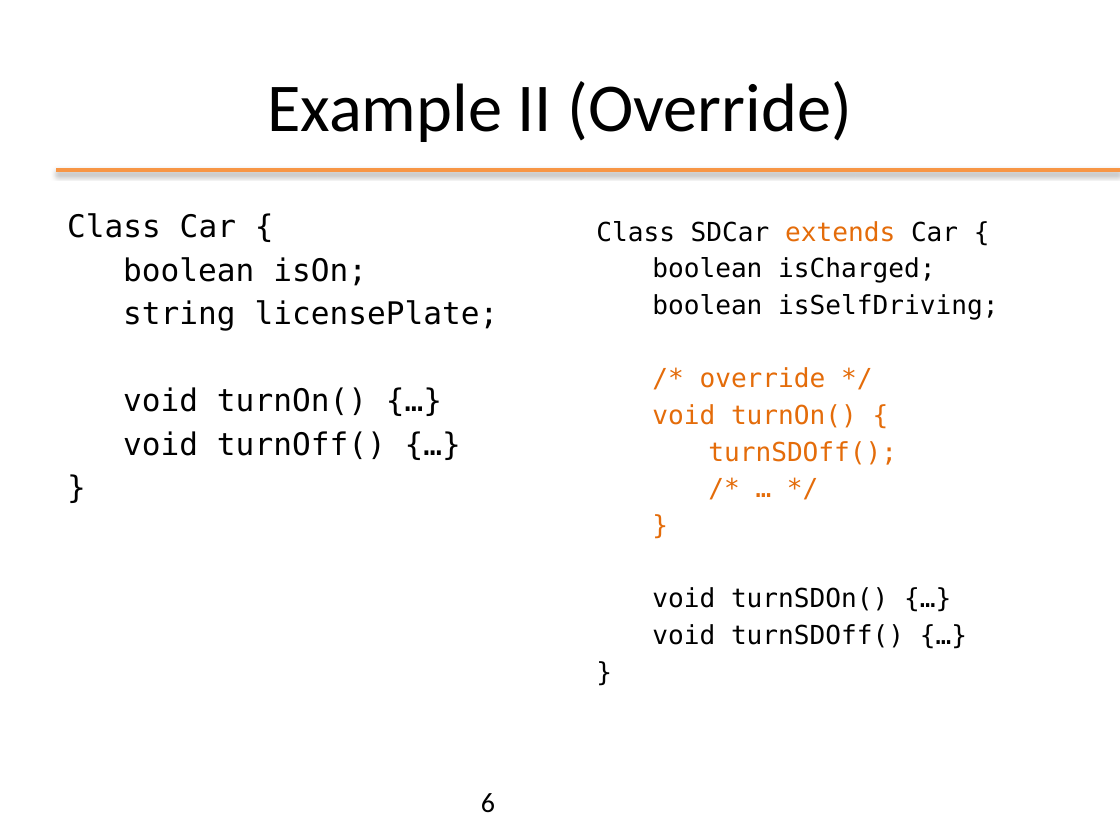
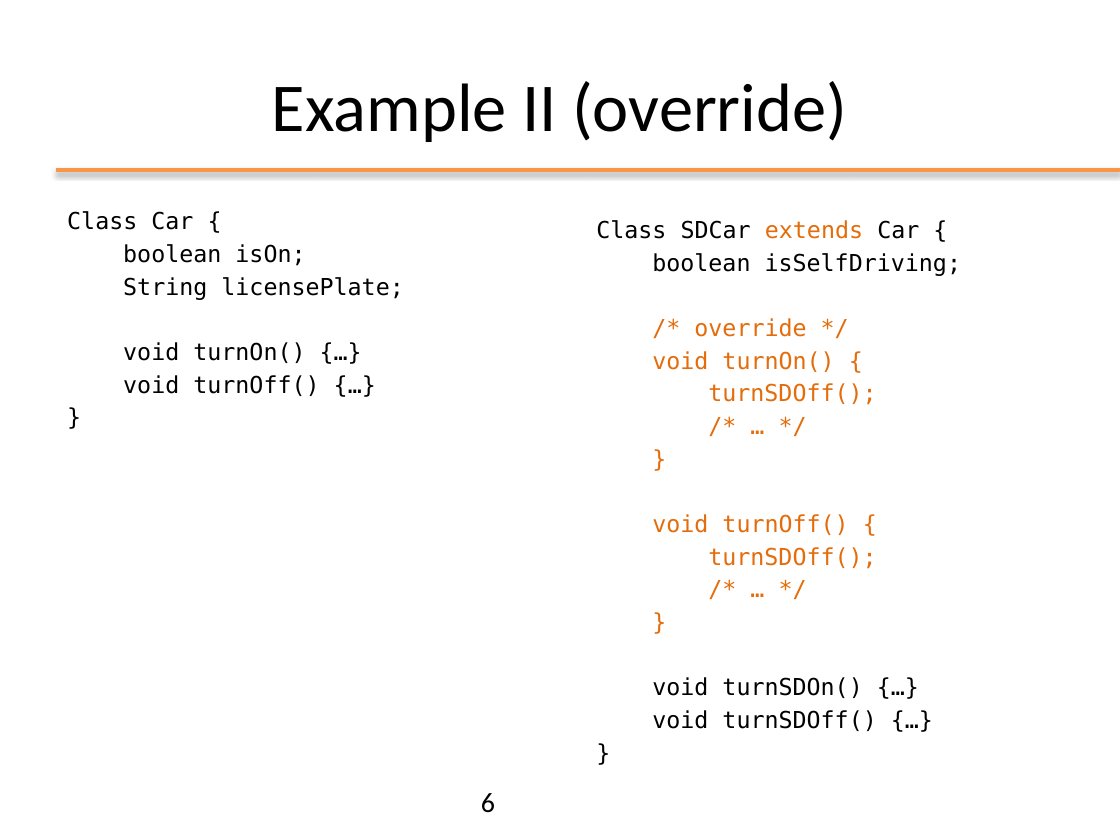
Before and after one commit to matt498/ooprogramming, a slide deck: slide 6 of slides/ppt/03_OOP_Inheritance.pptx. Drawn at 1120x840 pixels with LibreOffice and Linux fonts; fonts in the diff are those of the drawing; background and template pictures are left out. Boxes give left, top, right and bottom in pixels: in the first picture for what was removed or moved away, otherwise in the second. Text is boxed around its words. In the diff, an @@ line names an element or a change of style, - is before the commit and + after.

```diff
--- a/slides/ppt/03_OOP_Inheritance.pptx
+++ b/slides/ppt/03_OOP_Inheritance.pptx
@@ title at [272,81,847,142]: text changed @@
-Example II (Override)
+Example II (override)
@@ text at [67,211,319,396]: size 20 to 15 pt in "Class Car {", "boolean isOn;", "void turnOn() {…}", "void turnOff() {…}" and 1 more places; less space between paragraphs @@
@@ text at [596,220,961,731]: size 16.8 to 15 pt in "Class SDCar extends Car {", "boolean isSelfDriving;", "/* override */", "void turnOn() {" and 6 more places @@
@@ text at [652,257,935,283]: paragraph removed @@
-boolean isCharged;
@@ text at [123,277,403,300]: text changed; size 20 to 15 pt @@
-string licensePlate;
+String licensePlate;
@@ text at [652,514,876,569]: paragraphs added @@
+void turnOff() {
+turnSDOff();
+/* … */
+}
```
Also in this commit, not shown: 25 other slides changed, 1 slide added, 1 slide removed, 6 other files.
